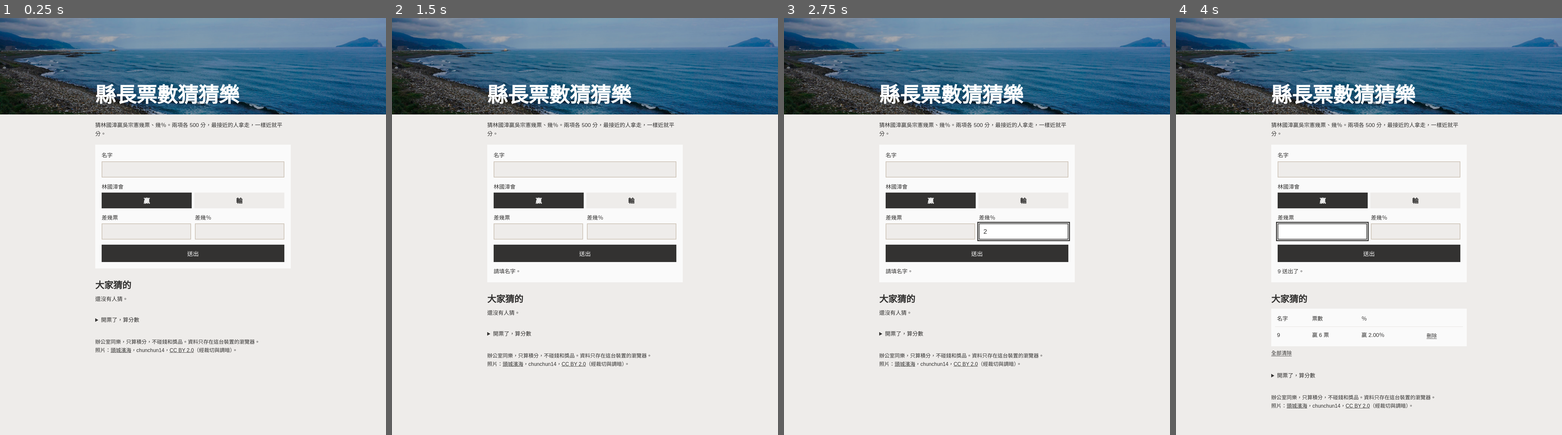
Above: before the commit, frames 1-4 (left to right).
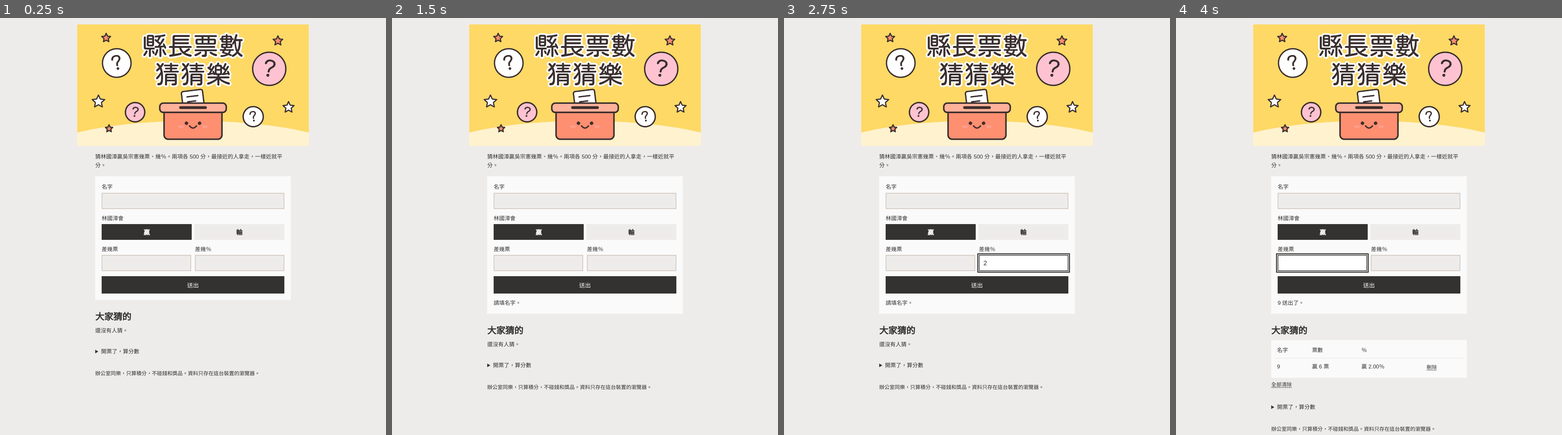
Above: after the commit, the same moments.

Repository: tachikoma8964/office-guess-game
Game: browser game, page index.html
Same seed, same stepped clock (60 frames per second), same inputs: the game is played once before the commit and once after it.
Inputs (mouse positions are in pixels of both pictures, inside the frame that each line leads up to; where the layout moved, square brackets give the same spot in the first picture):
- Up to frame 1 (0.25 s): no input
- Up to frame 2 (1.5 s): click "送出" at 1.27 s
- Up to frame 3 (2.75 s): click (1023, 264) [1023, 230] at 1.87 s; type "5" at 1.87 s; tap Enter at 1.9, 2.5 s; click (1023, 264) [1023, 230] at 2.47 s; type "2" at 2.47 s
- Up to frame 4 (4 s): click (1369, 201) [1369, 168] at 3.07 s; type "9" at 3.07 s; tap Enter at 3.1, 3.7 s; click (1322, 264) [1322, 230] at 3.67 s; type "6" at 3.67 s

The runs differ from the first frame. In frame 1, 35% of the frame differs, in the area x 0-100%, y 0-86%; in frame 2, 35%; in frame 3, 35%; in frame 4, 35%, in the area x 0-100%, y 0-100%.

Commit message:
改用插畫風縮圖與頁首
Co-Authored-By: Claude Sonnet 5.5 <noreply@anthropic.com>

Diff:
--- a/assets/credits.json
+++ /dev/null
@@ -1,24 +0,0 @@
-[
-  {
-    "file": "assets/toucheng-coast.jpg",
-    "media": "image",
-    "ref": "openverse:6af4d565-d37b-4ef1-bdec-aaeaad96c00f",
-    "title": "頭城濱海",
-    "creator": "chunchun14",
-    "creatorUrl": "https://www.flickr.com/photos/124612017@N06",
-    "date": null,
-    "license": "CC BY 2.0",
-    "licenseCode": "by",
-    "licenseUrl": "https://creativecommons.org/licenses/by/2.0/",
-    "creditRequired": true,
-    "page": "https://www.flickr.com/photos/124612017@N06/46391078902",
-    "via": "Flickr",
-    "image": "https://live.staticflickr.com/4825/46391078902_d0f204bf8c_b.jpg",
-    "width": 1024,
-    "height": 684,
-    "bytes": 179445,
-    "credit": "\"頭城濱海\" by chunchun14, CC BY 2.0, via Flickr",
-    "notes": [],
-    "saved": "2026-11-26T04:20:14.892Z"
-  }
-]
--- a/index.html
+++ b/index.html
@@ -9,7 +9,7 @@
 <meta property="og:title" content="縣長票數猜猜樂">
 <meta property="og:description" content="辦公室同樂，只算積分。">
 <meta property="og:url" content="https://tachikoma8964.github.io/office-guess-game/">
-<meta property="og:image" content="https://tachikoma8964.github.io/office-guess-game/assets/og.jpg?v=1">
+<meta property="og:image" content="https://tachikoma8964.github.io/office-guess-game/assets/og.jpg?v=3">
 <meta property="og:image:width" content="1200">
 <meta property="og:image:height" content="630">
 <meta property="og:image:alt" content="縣長票數猜猜樂">
@@ -21,8 +21,8 @@
 </head>
 <body>
 <header class="top">
-  <img src="assets/toucheng-coast.jpg" width="1024" height="684" alt="頭城海岸與遠方的龜山島">
-  <h1>縣長票數猜猜樂</h1>
+  <img src="assets/og.jpg?v=3" width="1200" height="630" alt="">
+  <h1 class="sr">縣長票數猜猜樂</h1>
 </header>
 
 <main>
@@ -70,7 +70,6 @@
 
 <footer>
   <p>辦公室同樂，只算積分，不碰錢和獎品。資料只存在這台裝置的瀏覽器。</p>
-  <p>照片：<a href="https://www.flickr.com/photos/124612017@N06/46391078902">頭城濱海</a>，chunchun14，<a href="https://creativecommons.org/licenses/by/2.0/">CC BY 2.0</a>（經裁切與調暗）。</p>
 </footer>
 
 <script src="scoring.js"></script>
--- a/style.css
+++ b/style.css
@@ -5,9 +5,10 @@
 [hidden]{display:none!important}
 body{background:var(--bg);color:var(--ink);font:400 17px/1.6 var(--sans)}
 h1,h2{font-family:var(--serif);font-weight:900;line-height:1.2}
-.top{position:relative;height:clamp(180px,32vh,300px);background:var(--ink);display:flex;align-items:flex-end}
-.top img{position:absolute;inset:0;width:100%;height:100%;object-fit:cover;object-position:60% 62%;filter:brightness(.7)}
-h1{position:relative;width:100%;max-width:640px;margin:0 auto;padding:0 16px 20px;color:#fff;font-size:clamp(2.5rem,10vw,4rem)}
+.top{max-width:720px;margin:0 auto}
+.top img{display:block;width:100%;height:auto}
+.sr{position:absolute;width:1px;height:1px;overflow:hidden;clip-path:inset(50%);white-space:nowrap}
+@media (min-width:760px){.top{padding-top:20px}}
 main,footer{max-width:640px;margin:0 auto;padding:0 16px}
 main{padding-top:20px}
 .intro{margin-bottom:20px}
Binary file changed: assets/og.jpg
Binary file removed: assets/toucheng-coast.jpg
